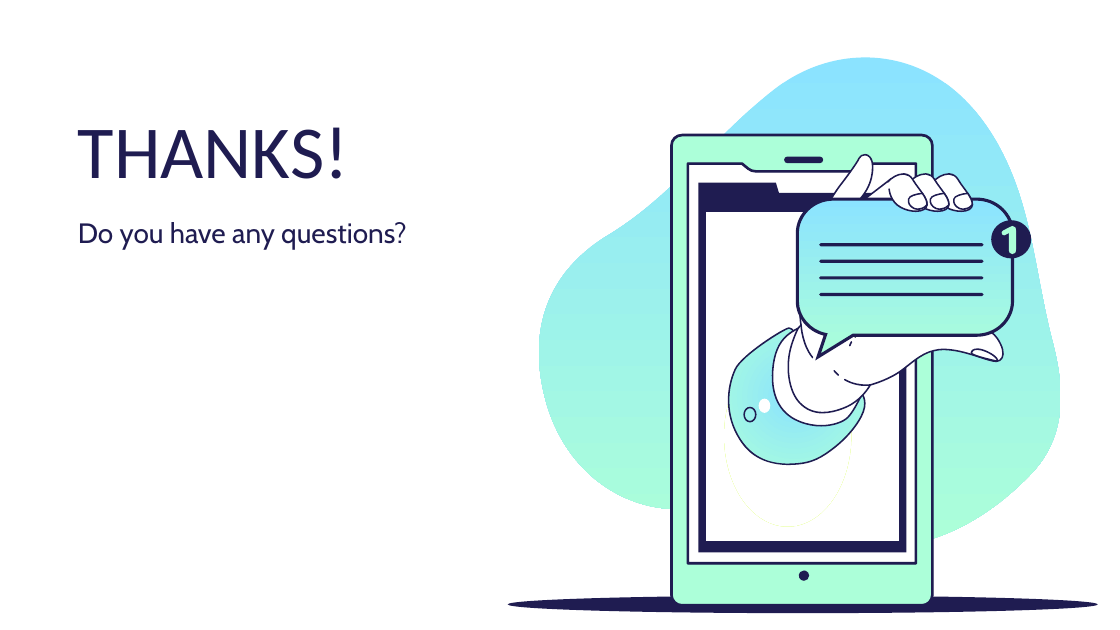
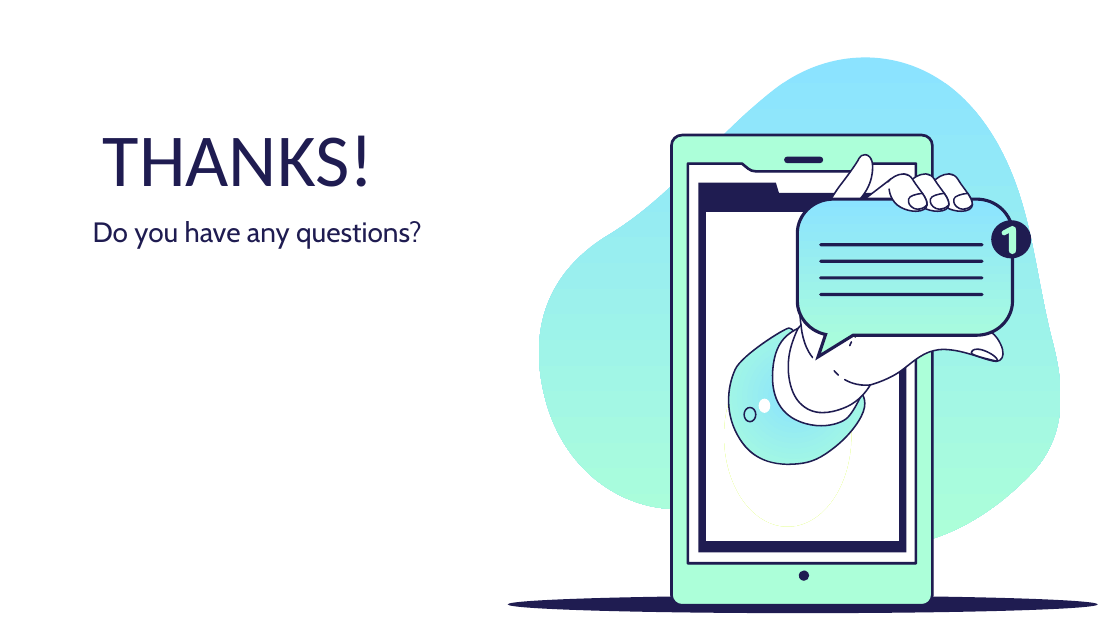
Before and after one commit to ShahadAbdulaziz/Network-Intrusion-detection_Classification, a slide deck: slide 12 of Network Intrusion detection.pptx (slide 9 before the commit). Drawn at 1120x630 pixels with LibreOffice and Linux fonts; fonts in the diff are those of the drawing. Boxes give left, top, right and bottom in pixels: in the first picture for what was removed or moved away, otherwise in the second. Text is boxed around its words. In the diff, an @@ line names an element or a change of style, - is before the commit and + after.

```diff
--- a/Network Intrusion detection.pptx
+++ b/Network Intrusion detection.pptx
@@ text "THANKS!": place and size @@
-text "THANKS!" at box(78, 127, 349, 179)
+text "THANKS!" at box(103, 135, 374, 187)
@@ subtitle "Do you have any questions?": place and size @@
-subtitle "Do you have any questions?" at box(78, 222, 407, 250)
+subtitle "Do you have any questions?" at box(93, 221, 422, 248)
```
Also in this commit, not shown: 4 other slides changed, 7 slides added, 4 slides removed, 3 other files.
